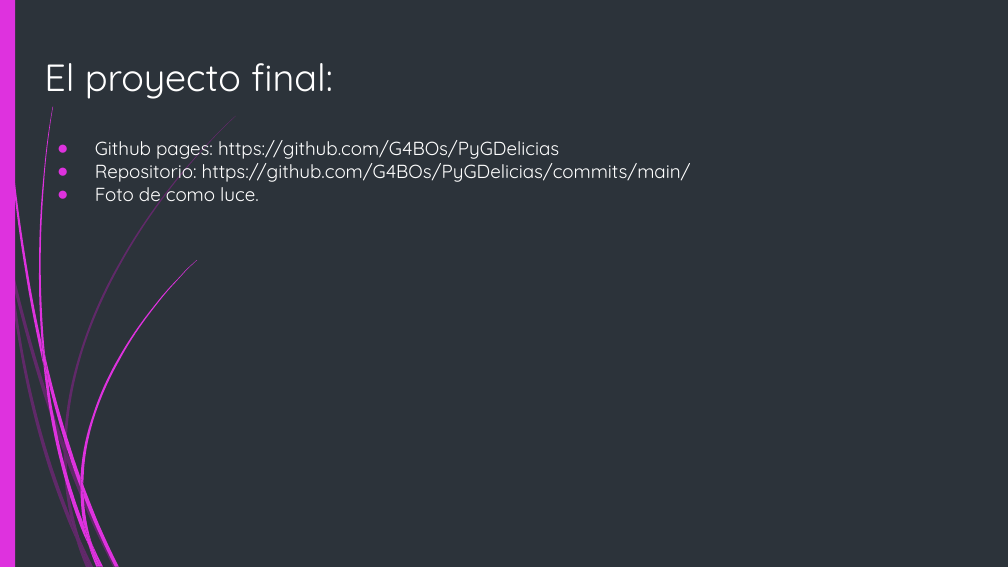
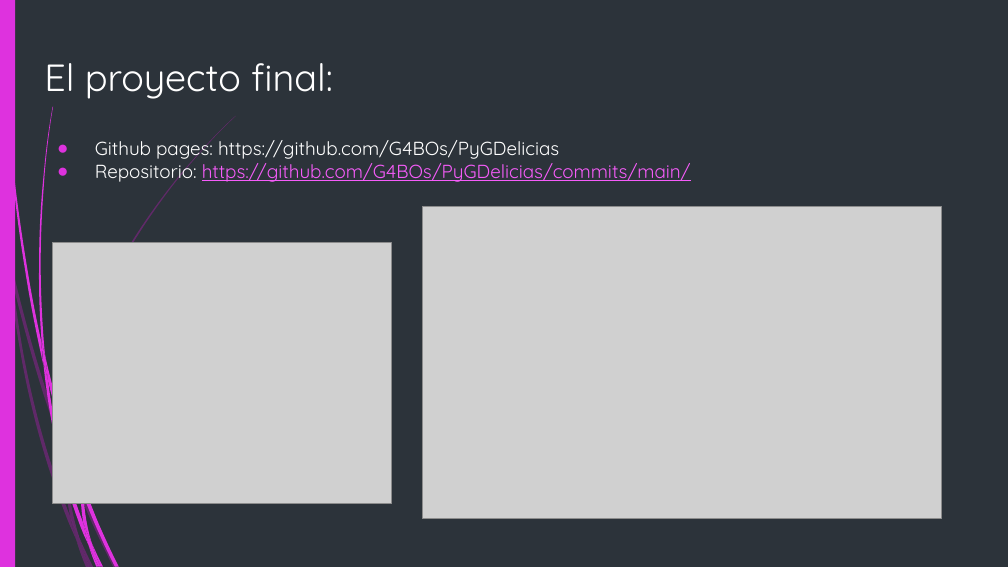
Before and after one commit to G4BOs/PyGDelicias, a slide deck: slide 11 of Presentacion/Presentación - Proyecto Final (1).pptx. Drawn at 1008x567 pixels with LibreOffice and Linux fonts; fonts in the diff are those of the drawing; grey boxes stand for pictures. Boxes give left, top, right and bottom in pixels: in the first picture for what was removed or moved away, otherwise in the second. Text is boxed around its words. In the diff, an @@ line names an element or a change of style, - is before the commit and + after.

```diff
--- a/Presentacion/Presentación - Proyecto Final (1).pptx
+++ b/Presentacion/Presentación - Proyecto Final (1).pptx
@@ text at [95, 158, 691, 184]: text colour #FFFFFF to #F55CF9, underline on in "https://github.com/G4BOs/PyGDelicias/commits/main/" @@
@@ text at [95, 181, 258, 207]: paragraph removed @@
-● Foto de como luce.
@@ picture added at [422, 207, 942, 518] @@
@@ picture added at [52, 243, 391, 504] @@
@@ freeform shape removed at [81, 260, 198, 485] @@
@@ freeform shape removed at [64, 444, 67, 462] @@
@@ freeform shape removed at [81, 477, 84, 496] @@
```
Also in this commit, not shown: 5 other slides changed, 2 slides added.
